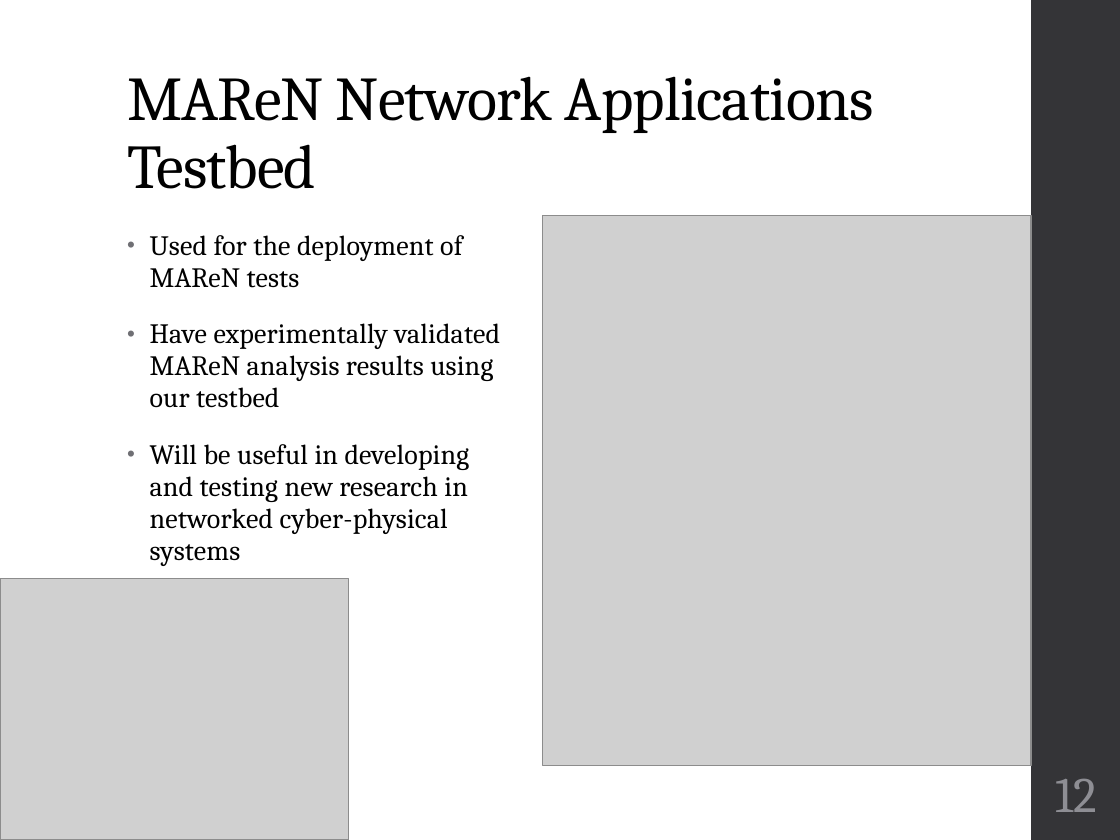
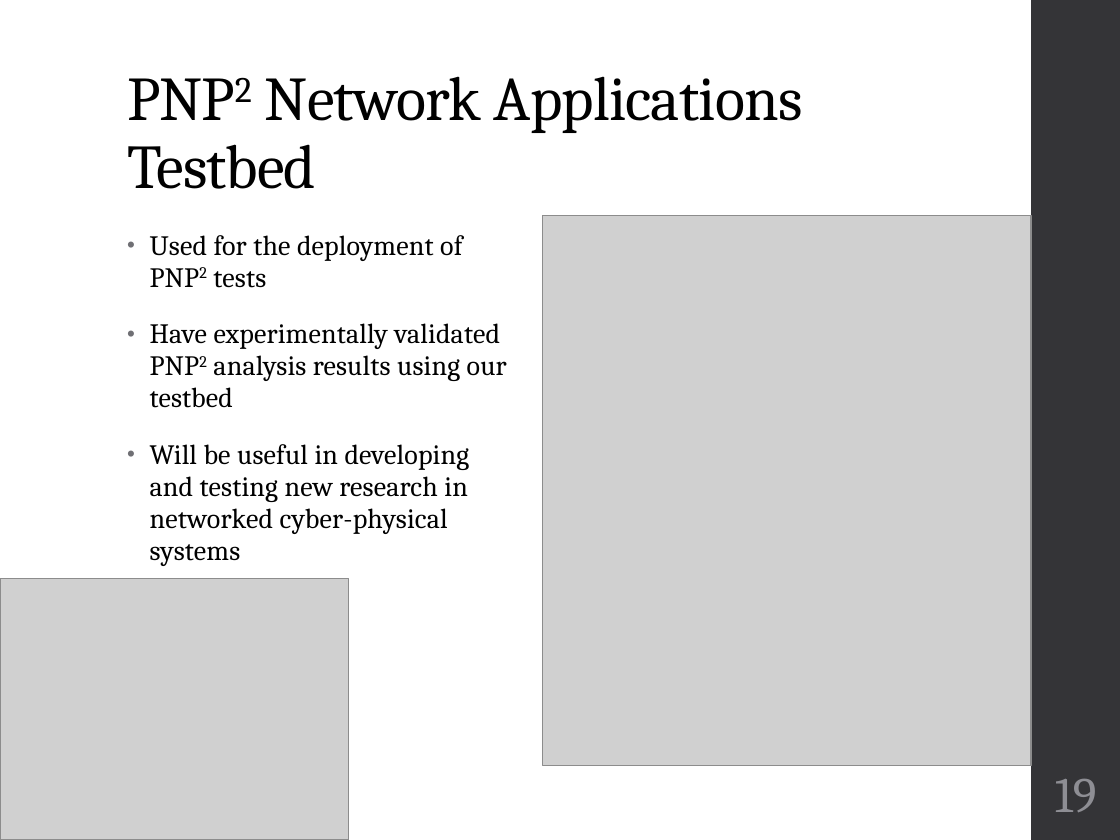
Before and after one commit to finger563/cbsat, a slide deck: slide 19 of thesis/Defense.pptx (slide 12 before the commit). Drawn at 1120x840 pixels with LibreOffice and Linux fonts; fonts in the diff are those of the drawing; grey boxes stand for pictures. Boxes give left, top, right and bottom in pixels: in the first picture for what was removed or moved away, otherwise in the second. Text is boxed around its words. In the diff, an @@ line names an element or a change of style, - is before the commit and + after.

```diff
--- a/thesis/Defense.pptx
+++ b/thesis/Defense.pptx
@@ title at bbox=[127, 76, 803, 189]: text changed @@
-MAReN Network Applications Testbed
+PNP2 Network Applications Testbed
@@ text at bbox=[150, 235, 507, 408]: text changed @@
-• Used for the deployment of MAReN tests
-• Have experimentally validated MAReN analysis results using our testbed
+• Used for the deployment of PNP2 tests
+• Have experimentally validated PNP2 analysis results using our testbed
@@ page number at bbox=[1055, 779, 1097, 812]: text changed @@
-12
+19
```
Also in this commit, not shown: 4 other slides changed, 7 slides added.
